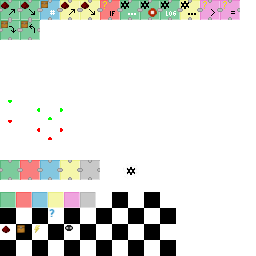
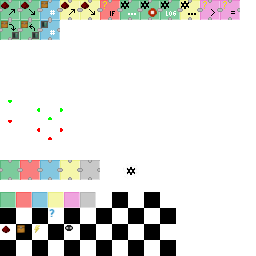
Revision of a layered 256×256 image; what changed, layer by layer:
painted on "icons.png" over [9,20,60,40]
